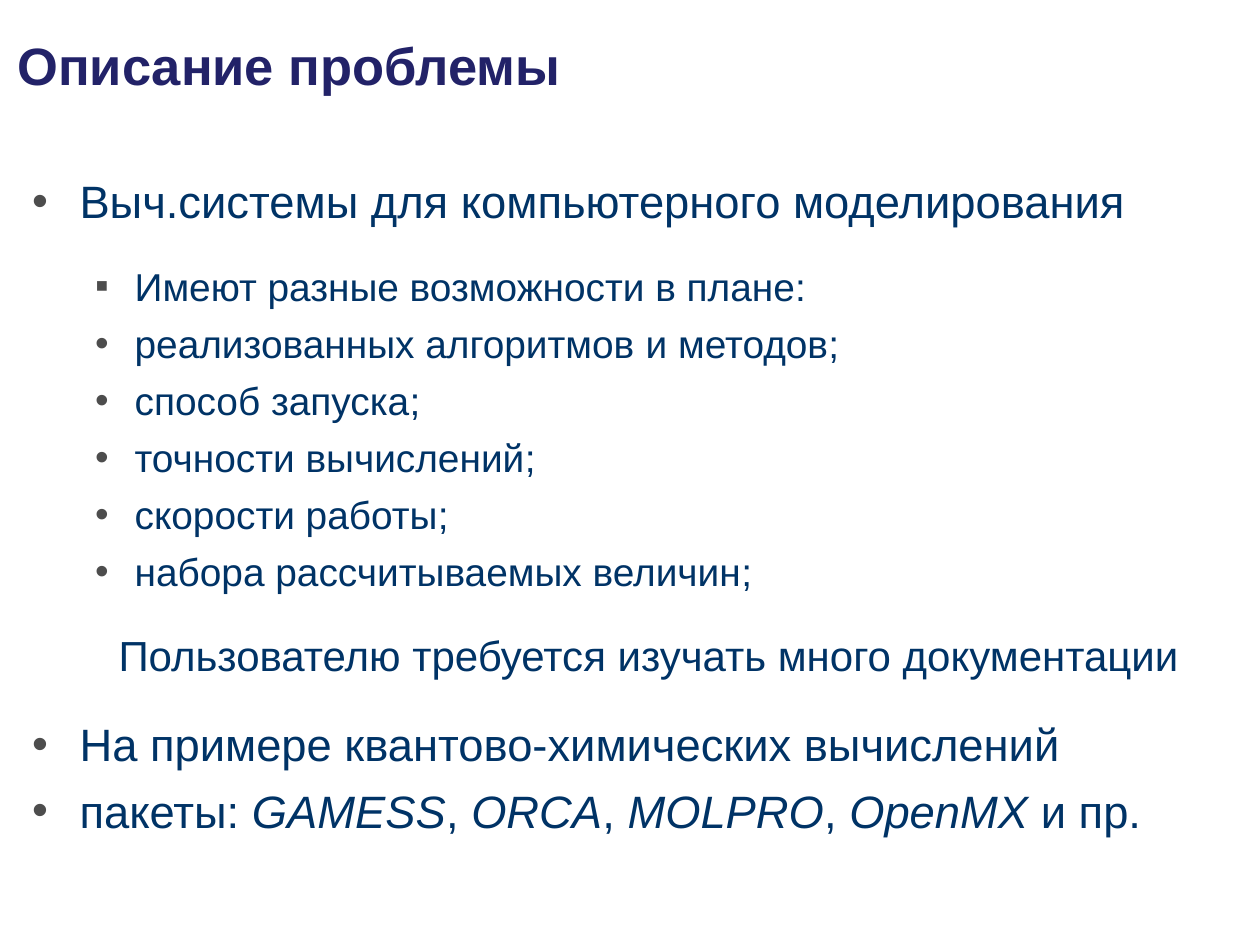
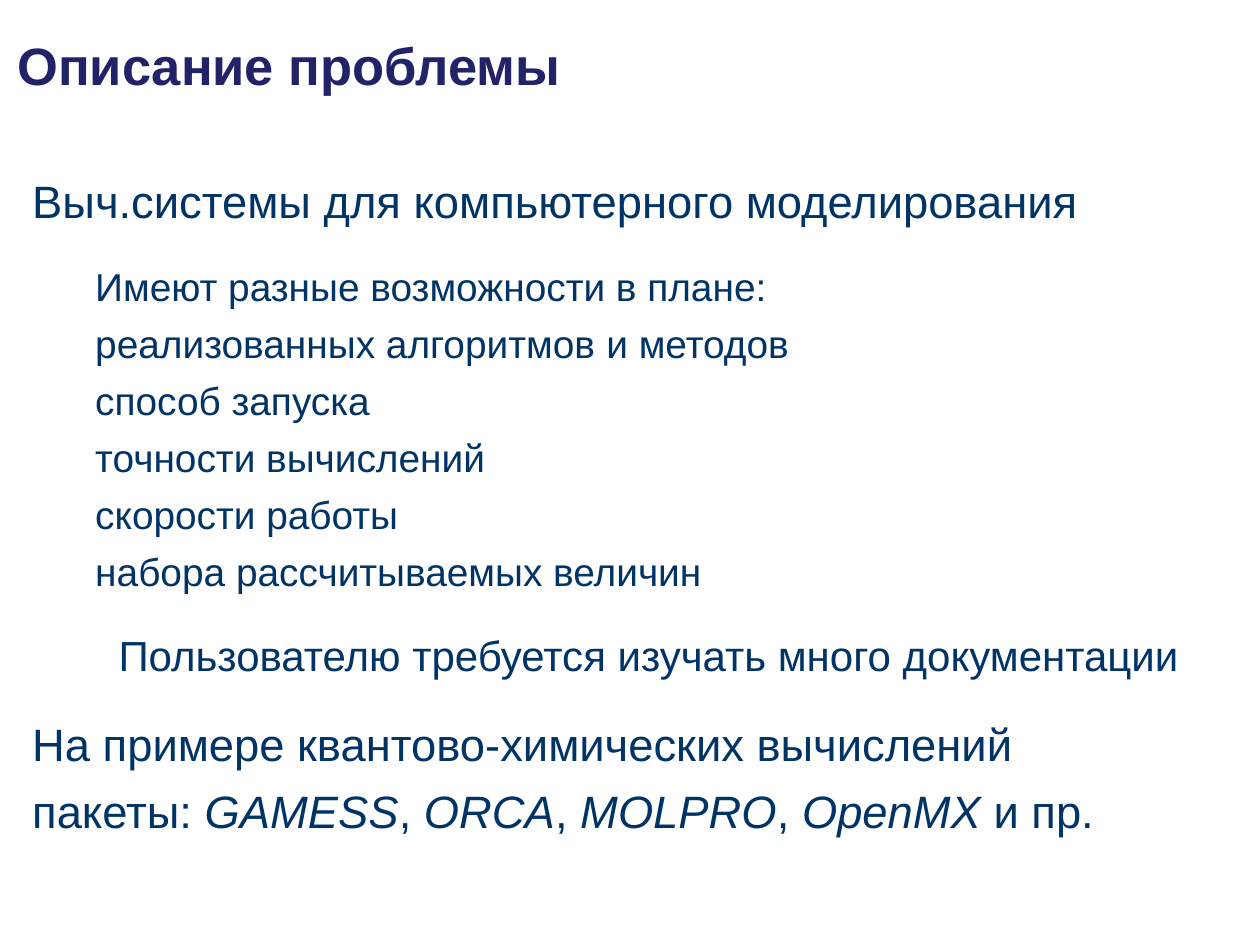
Before and after one commit to podtelkin/NII-NKT, a slide deck: slide 2 of master/master.ppt. Drawn at 1260x945 pixels with LibreOffice and Linux fonts; fonts in the diff are those of the drawing; background and template pictures are left out. Boxes give left, top, right and bottom in pixels: in the first picture for what was removed or moved away, otherwise in the second. Text is boxed around its words. In the diff, an @@ line names an element or a change of style, - is before the commit and + after.

```diff
--- a/master/master.ppt
+++ b/master/master.ppt
@@ text at (32, 186, 1093, 837): bullet • to none; bullet ▪ to none @@
@@ text at (95, 337, 789, 594): text changed @@
-  • реализованных алгоритмов и методов;
-  • способ запуска;
-  • точности вычислений;
-  • скорости работы;
-  • набора рассчитываемых величин;
+  реализованных алгоритмов и методов
+  способ запуска
+  точности вычислений
+  скорости работы
+  набора рассчитываемых величин
```
Also in this commit, not shown: 12 other slides changed.
